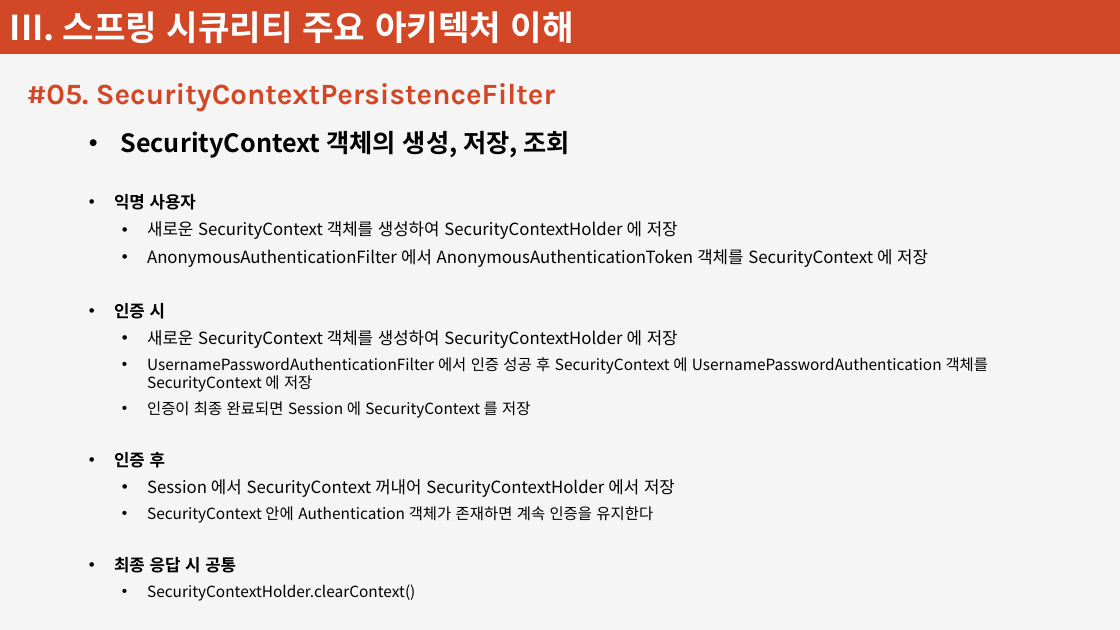
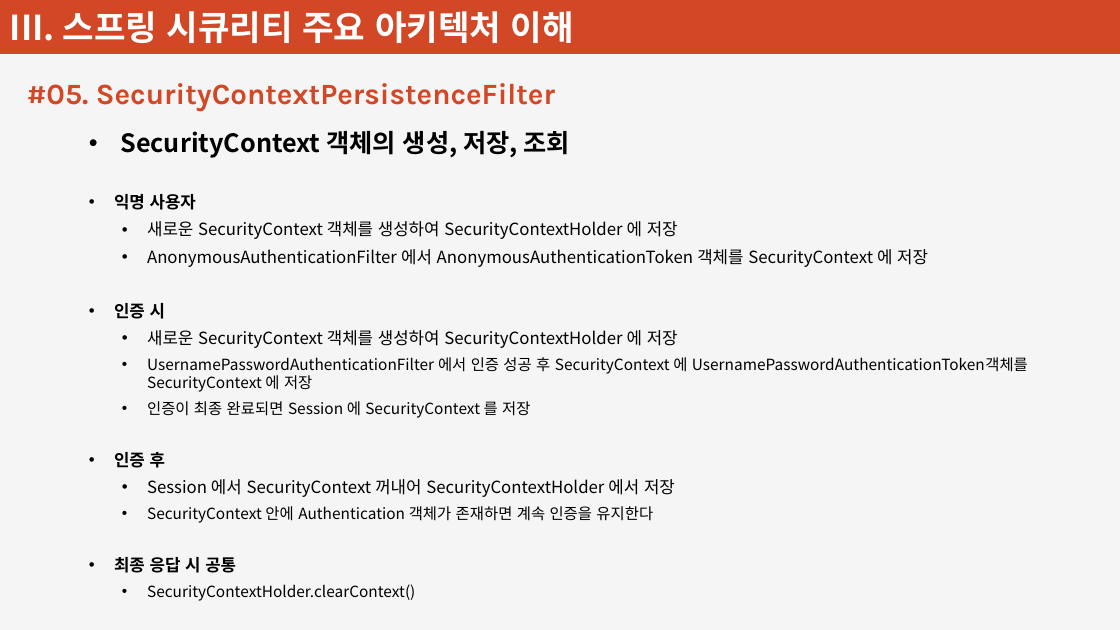
Before and after one commit to redcarrot1/Spring-Security, a slide deck: slide 72 of 강의안.pptx. Drawn at 1120x630 pixels with LibreOffice and Linux fonts; fonts in the diff are those of the drawing. Boxes give left, top, right and bottom in pixels: in the first picture for what was removed or moved away, otherwise in the second. Text is boxed around its words. In the diff, an @@ line names an element or a change of style, - is before the commit and + after.

```diff
--- a/강의안.pptx
+++ b/강의안.pptx
@@ text at bbox=[147, 357, 1028, 392]: text changed @@
-  • UsernamePasswordAuthenticationFilter 에서 인증 성공 후 SecurityContext 에 UsernamePasswordAuthentication 객체를 SecurityContext 에 저장
+  • UsernamePasswordAuthenticationFilter 에서 인증 성공 후 SecurityContext 에 UsernamePasswordAuthenticationToken객체를 SecurityContext 에 저장
```
Also in this commit, not shown: 2 other files.
